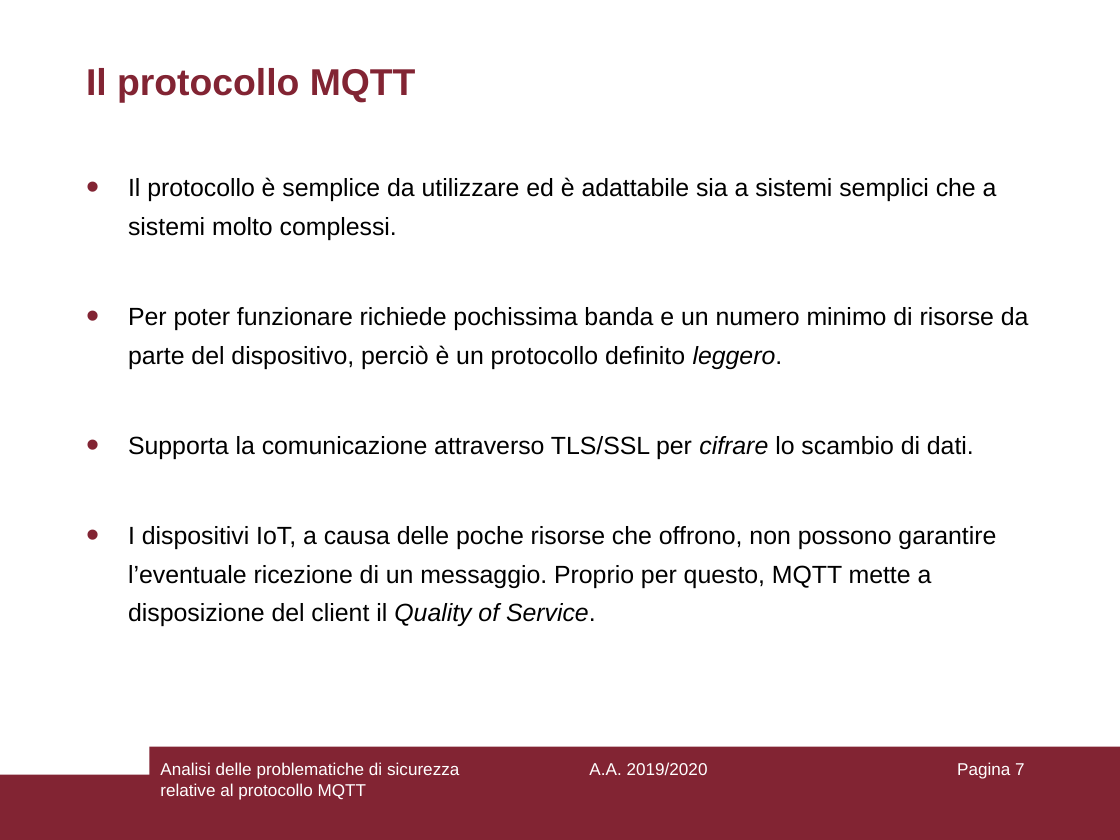
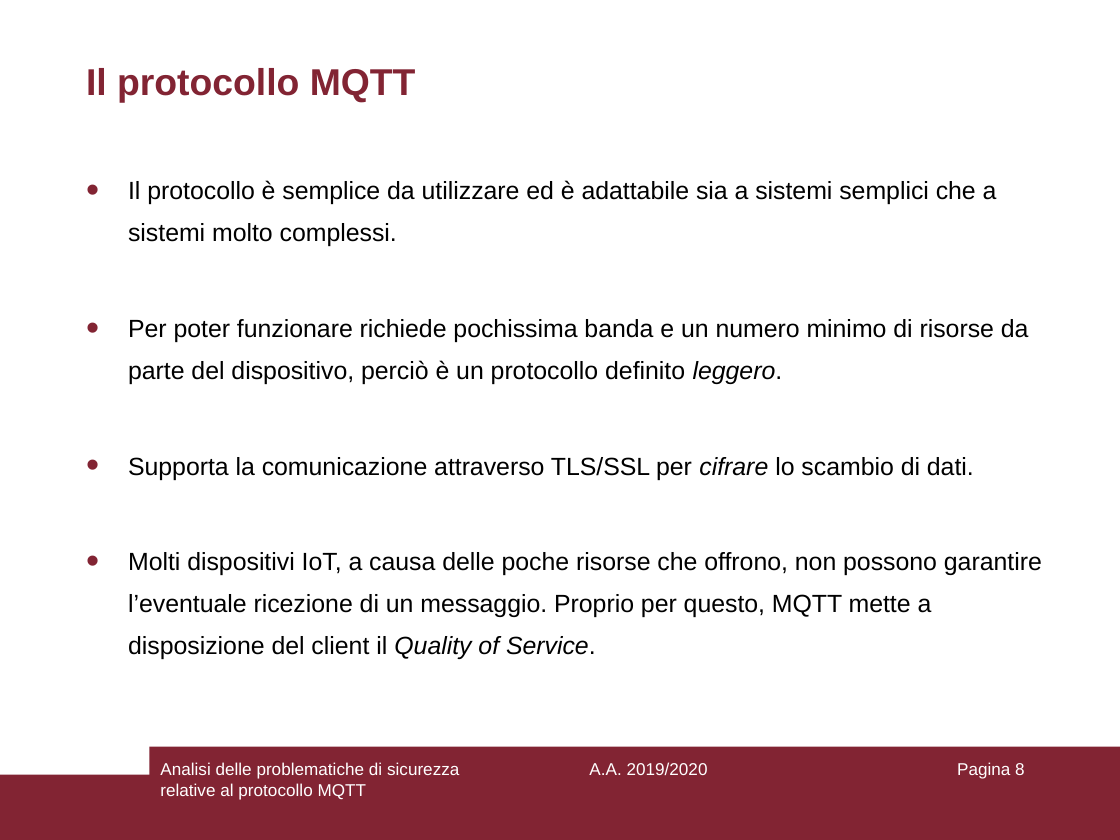
Before and after one commit to aedoardo/bachelor-degree-thesis, a slide deck: slide 8 of slides/Presentazione.ppt (slide 7 before the commit). Drawn at 1120x840 pixels with LibreOffice and Linux fonts; fonts in the diff are those of the drawing. Boxes give left, top, right and bottom in pixels: in the first picture for what was removed or moved away, otherwise in the second. Text is boxed around its words. In the diff, an @@ line names an element or a change of style, - is before the commit and + after.

```diff
--- a/slides/Presentazione.ppt
+++ b/slides/Presentazione.ppt
@@ text at bbox=[128, 180, 1029, 480]: line spacing 1.3 to 1.4 @@
@@ text at bbox=[128, 552, 1042, 659]: text changed @@
-• I dispositivi IoT, a causa delle poche risorse che offrono, non possono garantire l’eventuale ricezione di un messaggio. Proprio per questo, MQTT mette a disposizione del client il Quality of Service.
+• Molti dispositivi IoT, a causa delle poche risorse che offrono, non possono garantire l’eventuale ricezione di un messaggio. Proprio per questo, MQTT mette a disposizione del client il Quality of Service.
@@ page number at bbox=[957, 762, 1025, 779]: text changed @@
-Pagina 7
+Pagina 8
```
Also in this commit, not shown: 7 other slides changed, 3 slides added, 1 other file.
